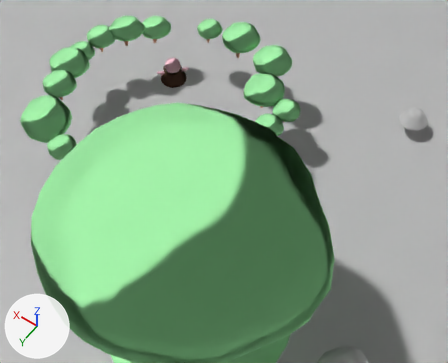
What one commit did to the Blender file production/shots/6_proposal/proposal_0500.blend.
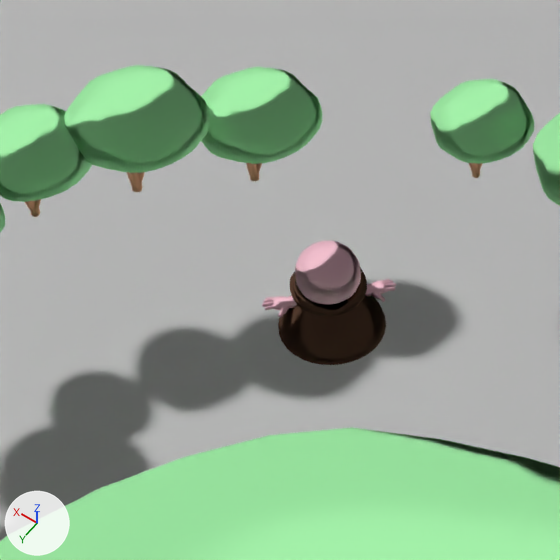
Each version appears first from a camera (50 mm lens) standing at (-13.76, 14.57, 22.14) and looking at (-3.62, 0.38, -0.15), and next in a close-up on the part from 21% to 51% of the width and 0% to 37% of the height. Every picture has the same lights, and +X, +Y and +Z are marked at lower left.

Objects in the first close-up: 'Ground', 'Pebble.001', 'Shrub.004', 'Shrub.005', 'Shrub.010', 'Shrub.018', 'Shrub.019', 'Shrub_proxy.002'.
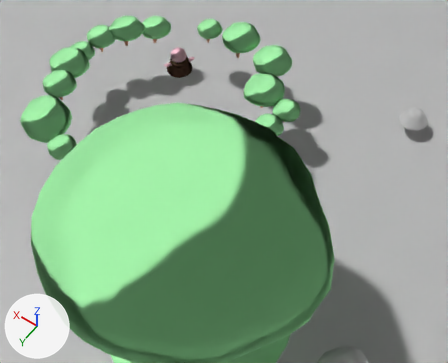
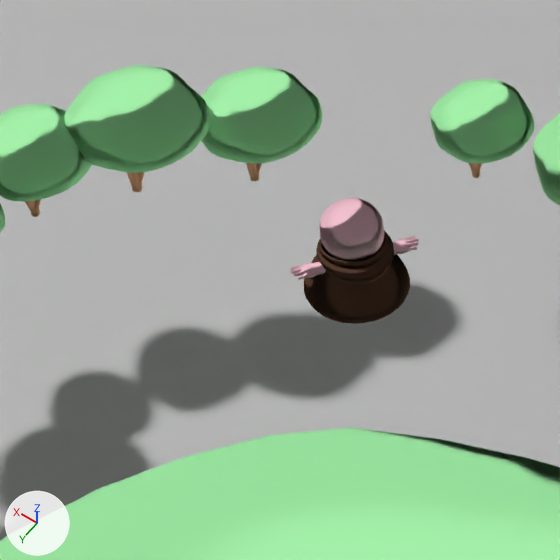
Changed parts and their boxes (x1, y1, x2, y2) in the close-ups (560 x 560 px):
'Pebble.001', moved, turned
    before: (262, 241, 396, 365)
    after: (291, 198, 419, 324)

The change, as a diff of the scene's bpy script:
```diff
--- a/production/shots/6_proposal/proposal_0500.blend.py
+++ b/production/shots/6_proposal/proposal_0500.blend.py
@@ ob_pebble_001 @@
 ob_pebble_001 = bpy.data.objects.new('Pebble.001', me_cylinder_000)
-ob_pebble_001.location = (0.47, -1.39, 2.37)
-ob_pebble_001.rotation_euler = (0.0, 0.0, 0.847)  # degrees (0, 0, 49)
+ob_pebble_001.location = (0.63, -2.03, 2.45)
+ob_pebble_001.rotation_euler = (0.00502, -0.00867, -2.157)  # degrees (0.3, -0.5, -124)
 ob_pebble_001.delta_scale = (1.488, 1.488, 0.888)
```
